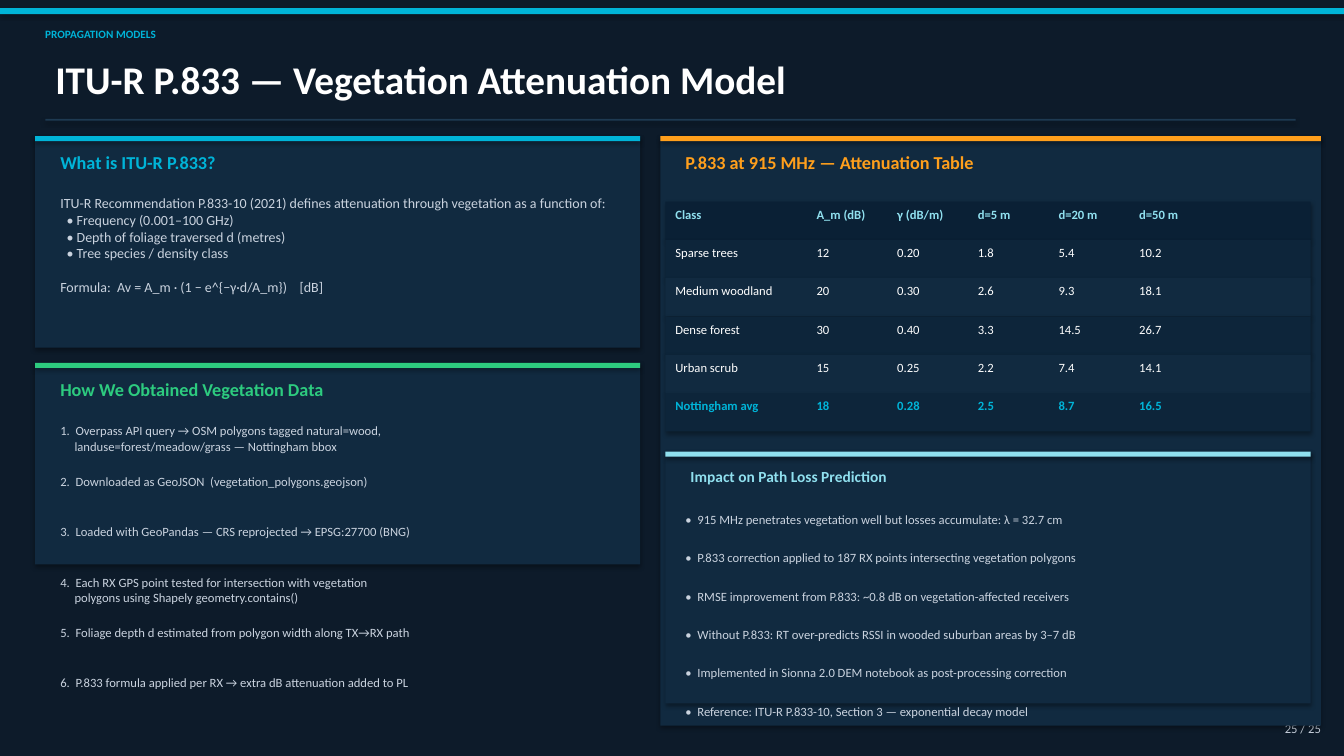
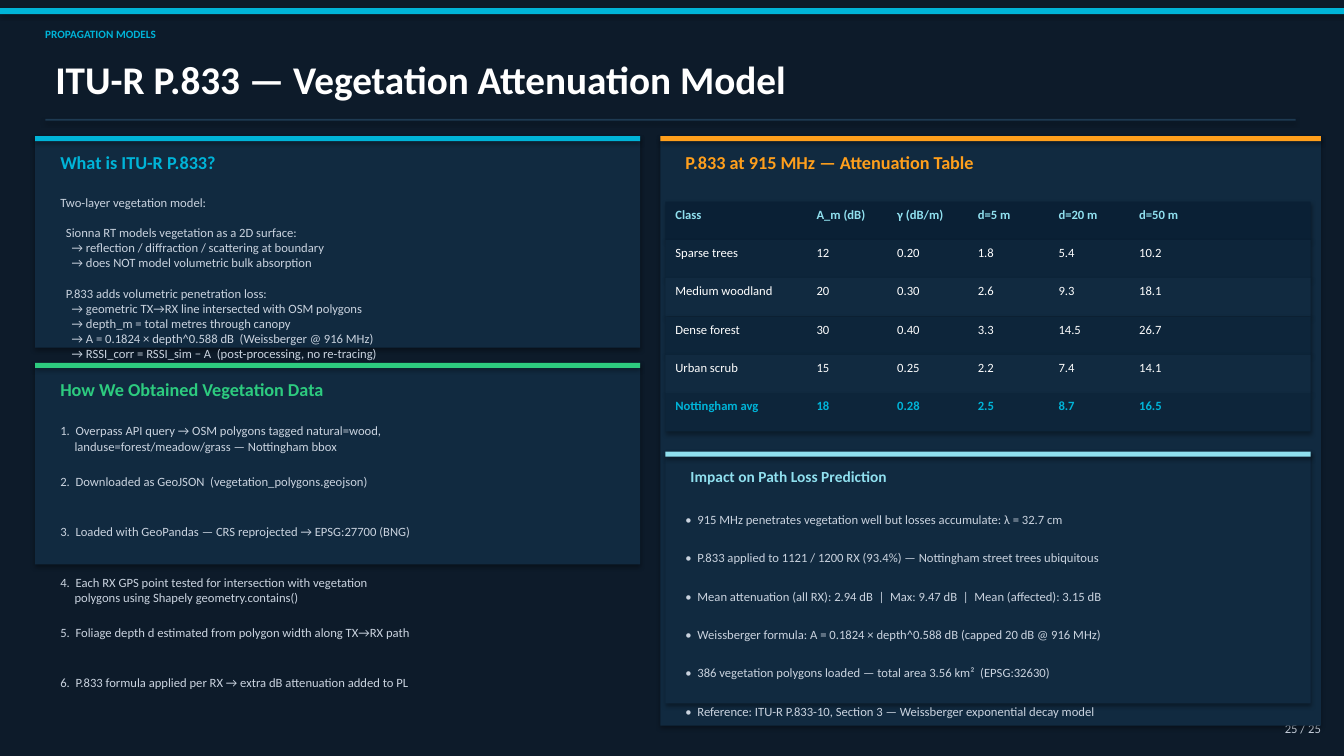
Before and after one commit to joujou78/Ray-Tracing---Sionna-RT, a slide deck: slide 25 of FYP_RayTracing_Presentation.pptx. Drawn at 1344x756 pixels with LibreOffice and Linux fonts; fonts in the diff are those of the drawing. Boxes give left, top, right and bottom in pixels: in the first picture for what was removed or moved away, otherwise in the second. Text is boxed around its words. In the diff, an @@ line names an element or a change of style, - is before the commit and + after.

```diff
--- a/FYP_RayTracing_Presentation.pptx
+++ b/FYP_RayTracing_Presentation.pptx
@@ text at bbox=[60, 198, 376, 360]: text changed; size 10 to 9 pt @@
-ITU-R Recommendation P.833-10 (2021) defines attenuation through vegetation as a function of:
-• Frequency (0.001–100 GHz)
-• Depth of foliage traversed d (metres)
-• Tree species / density class
-Formula: Av = A_m · (1 − e^{−γ·d/A_m}) [dB]
+Two-layer vegetation model:
+Sionna RT models vegetation as a 2D surface:
+→ reflection / diffraction / scattering at boundary
+→ does NOT model volumetric bulk absorption
+P.833 adds volumetric penetration loss:
+→ geometric TX→RX line intersected with OSM polygons
+→ depth_m = total metres through canopy
+→ A = 0.1824 × depth^0.588 dB (Weissberger @ 916 MHz)
+→ RSSI_corr = RSSI_sim − A (post-processing, no re-tracing)
@@ text at bbox=[697, 553, 1099, 564]: text changed @@
-• P.833 correction applied to 187 RX points intersecting vegetation polygons
+• P.833 applied to 1121 / 1200 RX (93.4%) — Nottingham street trees ubiquitous
@@ text at bbox=[697, 592, 1101, 603]: text changed @@
-• RMSE improvement from P.833: ~0.8 dB on vegetation-affected receivers
+• Mean attenuation (all RX): 2.94 dB | Max: 9.47 dB | Mean (affected): 3.15 dB
@@ text at bbox=[697, 630, 1100, 641]: text changed @@
-• Without P.833: RT over-predicts RSSI in wooded suburban areas by 3–7 dB
+• Weissberger formula: A = 0.1824 × depth^0.588 dB (capped 20 dB @ 916 MHz)
@@ text at bbox=[697, 667, 1049, 679]: text changed @@
-• Implemented in Sionna 2.0 DEM notebook as post-processing correction
+• 386 vegetation polygons loaded — total area 3.56 km² (EPSG:32630)
@@ text at bbox=[697, 707, 1095, 718]: text changed @@
-• Reference: ITU-R P.833-10, Section 3 — exponential decay model
+• Reference: ITU-R P.833-10, Section 3 — Weissberger exponential decay model
```
Also in this commit, not shown: 1 other file.
